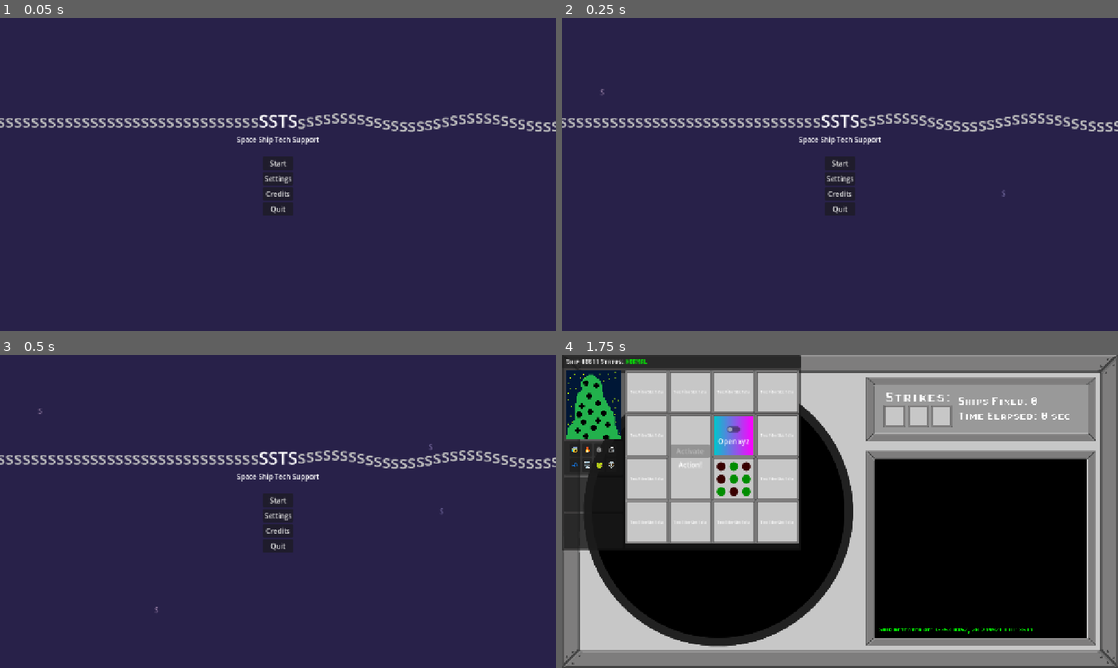
Above: before the commit, frames 1-4 (two rows, left to right).
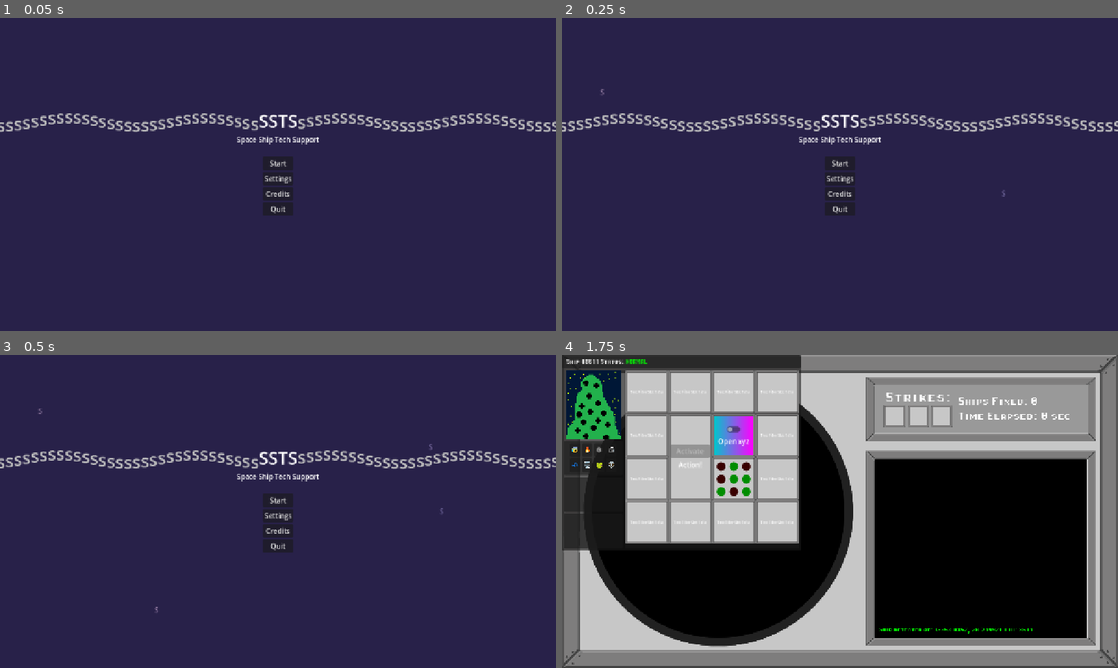
Above: after the commit, the same moments.

Repository: MisterIXI/godot-wildjam-98
Game: Godot game, scene res://scenes/menu/main_menu.tscn
Two runs of this game, one before a commit and one after it. Both use one fixed random seed, a clock stepped at 60 frames per second and the inputs below. Sound files missing from this copy of the repository are replaced by a short silence.
Inputs (mouse positions are in pixels of both pictures, inside the frame that each line leads up to):
- Up to frame 1 (0.05 s): no input
- Up to frame 2 (0.25 s): no input
- Up to frame 3 (0.5 s): no input
- Up to frame 4 (1.75 s): click "Start" at 0.5 s; tap Enter at 1.25 s; drag from (567, 542) to (895, 442) at 1.27 s

The runs differ from the first frame. In frame 1, 1.1% of the frame differs, in the area x 0-47%, y 30-37%; in frame 2, 1.2%; in frame 3, 1.1%; in frame 4, nothing differs.

Commit message:
adjusted main menu

Diff:
--- a/space-ship-support/scenes/menu/main_menu.tscn
+++ b/space-ship-support/scenes/menu/main_menu.tscn
@@ -61,7 +61,7 @@
 layout_mode = 2
 theme_override_font_sizes/normal_font_size = 40
 bbcode_enabled = true
-text = "[center][color=gray]sssssssssssssssssssssssssssssssssss[/color]SSTS[color=gray][wave amp=100 freq=1]sssssssssssssssssssssssssssssssssss[/wave][/color][/center]"
+text = "[center][color=gray][wave amp=100 freq=1]sssssssssssssssssssssssssssssssssss[/wave][/color]SSTS[color=gray][wave amp=100 freq=1]sssssssssssssssssssssssssssssssssss[/wave][/color][/center]"
 fit_content = true
 autowrap_mode = 0
 
Not shown: 1 places in space-ship-support/scenes/menu/main_menu.tscn that only renumber resources
